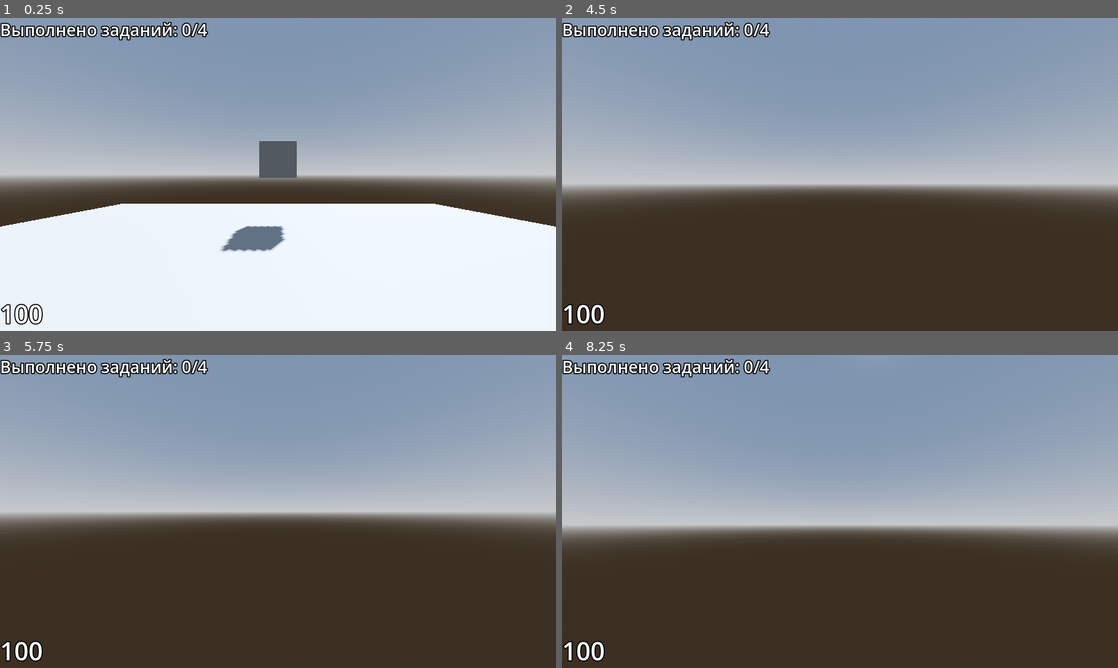
Above: before the commit, frames 1-4 (two rows, left to right).
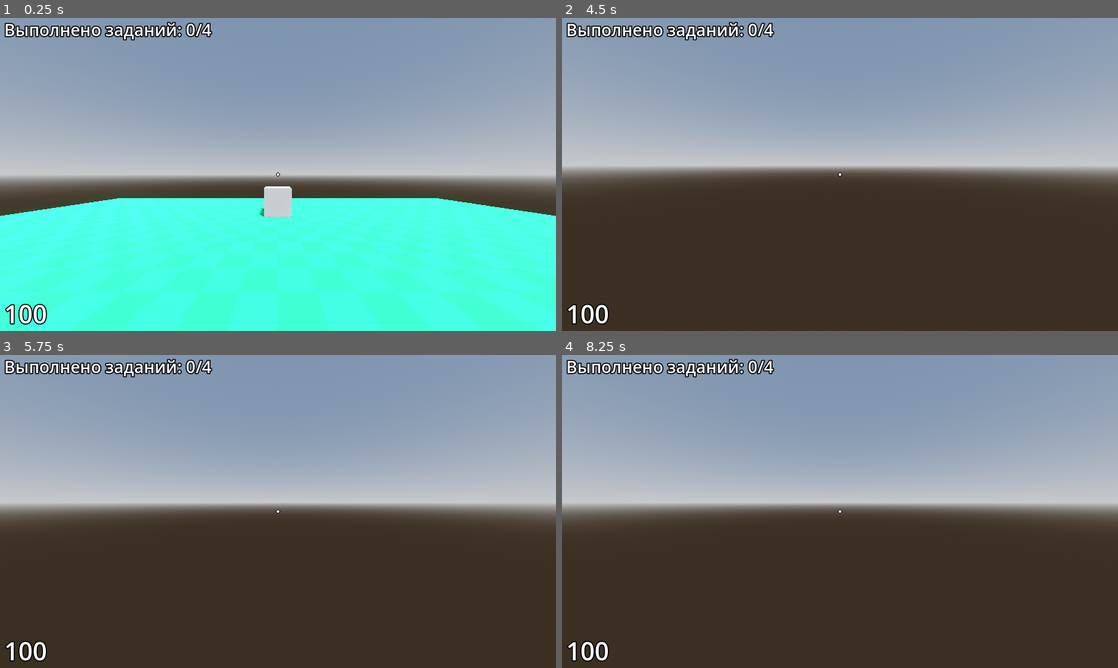
Above: after the commit, the same moments.

Repository: MultySerey/utmn_eco_game
Game: Godot game, scene res://game_world.tscn
Same seed, same stepped clock (60 frames per second), same inputs: the game is played once before the commit and once after it.
Inputs (mouse positions are in pixels of both pictures, inside the frame that each line leads up to):
- Up to frame 1 (0.25 s): no input
- Up to frame 2 (4.5 s): tap Enter at 0.5, 4.25 s; move the mouse to (867, 174) at 0.52 s; hold W (up) from 0.53 s (still down); tap E (interact, bound only after the commit) every 0.75 s from 0.6 to 4.35 s; tap Space (jump) at 0.77, 1.52, 3.02, 3.5, 3.77 s; move the mouse to (812, 174) at 1.27 s; move the mouse to (851, 168) at 2.02 s; move the mouse to (834, 180) at 2.77 s; move the mouse to (878, 177) at 3.52 s; tap Escape (escape, bound only after the commit) at 4.15 s; move the mouse to (795, 171) at 4.27 s
- Up to frame 3 (5.75 s): keep holding W (up); tap Space (jump) at 4.52, 5 s; move the mouse to (283, 511) at 5.02 s; tap E (interact, bound only after the commit) at 5.1 s
- Up to frame 4 (8.25 s): tap Enter at 5.75 s; move the mouse to (817, 505) at 5.77 s; release W (up) at 5.78 s; hold D (right) 5.78-6.53 s; tap E (interact, bound only after the commit) every 0.75 s from 5.85 to 8.1 s; tap Space (jump) at 6.02, 6.5, 6.77, 7.52 s; move the mouse to (867, 511) at 6.52 s; hold W (up) from 6.53 s (still down); move the mouse to (812, 511) at 7.27 s; move the mouse to (851, 505) at 8.02 s

The runs differ from the first frame. In frame 1, 43% of the frame differs, in the area x 0-100%, y 1-100%; in frame 2, 11%; in frame 3, 7.9%; in frame 4, 14%.

Commit message:
Crosshair

Diff:
--- /dev/null
+++ b/Crosshair.gd
@@ -0,0 +1,19 @@
+extends CenterContainer
+
+@export var DOT_RADIUS: float = 1.0
+@export var DOT_COLOR: Color = Color.WHITE
+
+
+# Called when the node enters the scene tree for the first time.
+func _ready():
+	pass  # Replace with function body.
+
+
+# Called every frame. 'delta' is the elapsed time since the previous frame.
+func _process(delta):
+	pass
+
+
+func _draw():
+	draw_circle(Vector2.ZERO, DOT_RADIUS * 1.4, Color.BLACK)
+	draw_circle(Vector2.ZERO, DOT_RADIUS, DOT_COLOR)
--- /dev/null
+++ b/Interact.gd
@@ -0,0 +1,12 @@
+extends RayCast3D
+
+var c: int = 0
+
+
+func _process(delta):
+	var coll = self.get_collider()
+
+	if self.is_colliding() and coll.is_in_group("Interactable"):
+		if Input.is_action_just_pressed("interact"):
+			print("cool ", c)
+			c += 1
--- /dev/null
+++ b/Label3Dtest.gd
@@ -0,0 +1,14 @@
+extends Label3D
+
+
+# Called when the node enters the scene tree for the first time.
+func _ready():
+	pass  # Replace with function body.
+
+
+# Called every frame. 'delta' is the elapsed time since the previous frame.
+func _process(delta):
+	var dist_to_player: Vector3 = global_position.direction_to(
+		$"../../player/player_camera".global_position
+	)
+	rotation_degrees.y = 90 - rad_to_deg(atan2(dist_to_player.z, dist_to_player.x))
--- a/game_world.tscn
+++ b/game_world.tscn
@@ -1,7 +1,9 @@
-[gd_scene load_steps=6 format=3 uid="uid://dp6ga78d6fhpn"]
+[gd_scene load_steps=12 format=3 uid="uid://dp6ga78d6fhpn"]
 
 [ext_resource type="PackedScene" uid="uid://bvb0sxyd4v088" path="res://ui/ui.tscn" id="1_o7x6f"]
 [ext_resource type="PackedScene" uid="uid://bixrskqe0dihu" path="res://player.tscn" id="2_uprq6"]
+[ext_resource type="Material" uid="uid://cku41hehunf0r" path="res://materials/grass.tres" id="3_72q5e"]
+[ext_resource type="Script" path="res://Label3Dtest.gd" id="4_geors"]
 
 [sub_resource type="ProceduralSkyMaterial" id="ProceduralSkyMaterial_1x3ls"]
 sky_horizon_color = Color(0.64625, 0.65575, 0.67075, 1)
@@ -16,6 +18,16 @@
 tonemap_mode = 2
 glow_enabled = true
 
+[sub_resource type="BoxShape3D" id="BoxShape3D_qkwtj"]
+size = Vector3(20, 1, 20)
+
+[sub_resource type="BoxMesh" id="BoxMesh_8dgdk"]
+material = ExtResource("3_72q5e")
+
+[sub_resource type="BoxShape3D" id="BoxShape3D_0klip"]
+
+[sub_resource type="BoxMesh" id="BoxMesh_tutrs"]
+
 [node name="game_world" type="Node3D"]
 
 [node name="Ui" parent="." instance=ExtResource("1_o7x6f")]
@@ -24,17 +36,33 @@
 environment = SubResource("Environment_1fmom")
 
 [node name="DirectionalLight3D" type="DirectionalLight3D" parent="."]
-transform = Transform3D(-0.866023, -0.433016, 0.250001, 0, 0.499998, 0.866027, -0.500003, 0.749999, -0.43301, 0, 0, 0)
+transform = Transform3D(0.866025, -0.433013, 0.25, 0, 0.5, 0.866025, -0.5, -0.75, 0.433013, 0, 0, 0)
 shadow_enabled = true
 
 [node name="player" parent="." instance=ExtResource("2_uprq6")]
 transform = Transform3D(1, 0, 0, 0, 1, 0, 0, 0, 1, 0, 1.5, 0)
 
-[node name="CSGCombiner3D" type="CSGCombiner3D" parent="."]
-use_collision = true
+[node name="StaticBody3D" type="StaticBody3D" parent="."]
 
-[node name="CSGBox3D" type="CSGBox3D" parent="CSGCombiner3D"]
-size = Vector3(16, 1, 16)
+[node name="CollisionShape3D" type="CollisionShape3D" parent="StaticBody3D"]
+shape = SubResource("BoxShape3D_qkwtj")
 
-[node name="CSGBox3D2" type="CSGBox3D" parent="CSGCombiner3D"]
-transform = Transform3D(1, 0, 0, 0, 1, 0, 0, 0, 1, 0, 2.39915, -4.68109)
+[node name="MeshInstance3D" type="MeshInstance3D" parent="StaticBody3D"]
+transform = Transform3D(20.1031, 0, 0, 0, 1.00516, 0, 0, 0, 20.1031, 0, 0, 0)
+mesh = SubResource("BoxMesh_8dgdk")
+
+[node name="StaticBody3D2" type="StaticBody3D" parent="." groups=["Interactable"]]
+transform = Transform3D(1, 0, 0, 0, 1, 0, 0, 0, 1, 0, 1, -6)
+
+[node name="CollisionShape3D" type="CollisionShape3D" parent="StaticBody3D2"]
+shape = SubResource("BoxShape3D_0klip")
+
+[node name="MeshInstance3D" type="MeshInstance3D" parent="StaticBody3D2"]
+mesh = SubResource("BoxMesh_tutrs")
+skeleton = NodePath("../../StaticBody3D2")
+
+[node name="Label3D" type="Label3D" parent="StaticBody3D2"]
+transform = Transform3D(1, 0, 0, 0, 1, 0, 0, 0, 1, 0, 1, 0)
+visible = false
+text = "Press E to interact"
+script = ExtResource("4_geors")
--- /dev/null
+++ b/materials/grass.tres
@@ -0,0 +1,8 @@
+[gd_resource type="StandardMaterial3D" load_steps=2 format=3 uid="uid://cku41hehunf0r"]
+
+[ext_resource type="Texture2D" uid="uid://ddkmhdm15oy4m" path="res://textures/green_texture_10.png" id="1_bd8su"]
+
+[resource]
+albedo_texture = ExtResource("1_bd8su")
+uv1_triplanar = true
+uv1_world_triplanar = true
--- a/player.gd
+++ b/player.gd
@@ -13,6 +13,7 @@
 
 func _ready() -> void:
 	Input.mouse_mode = Input.MOUSE_MODE_CAPTURED
+	mouse_lock=true
 
 
 func _input(event: InputEvent) -> void:
@@ -21,7 +22,14 @@
 		rotate_y(deg_to_rad(-event.relative.x * mouse_sensetivity))
 		_camera.rotation_degrees.x = clamp(_camera.rotation_degrees.x, -89.9, 89.9)
 
-	# if event is InputEventKey :
+
+	if Input.is_action_just_pressed("escape"):
+		if mouse_lock:
+			Input.mouse_mode=Input.MOUSE_MODE_VISIBLE
+			mouse_lock=false
+		else:
+			Input.mouse_mode=Input.MOUSE_MODE_CAPTURED
+			mouse_lock=true
 
 
 func _physics_process(delta):
--- a/player.tscn
+++ b/player.tscn
@@ -1,10 +1,10 @@
-[gd_scene load_steps=4 format=3 uid="uid://bixrskqe0dihu"]
+[gd_scene load_steps=5 format=3 uid="uid://bixrskqe0dihu"]
 
 [ext_resource type="Script" path="res://player.gd" id="1_tyv5o"]
+[ext_resource type="Script" path="res://Crosshair.gd" id="2_b1r53"]
+[ext_resource type="Script" path="res://Interact.gd" id="2_gvb4d"]
 
 [sub_resource type="CapsuleShape3D" id="CapsuleShape3D_plj66"]
-
-[sub_resource type="CapsuleMesh" id="CapsuleMesh_xcxnk"]
 
 [node name="player" type="CharacterBody3D"]
 script = ExtResource("1_tyv5o")
@@ -16,5 +16,27 @@
 transform = Transform3D(1, 0, 0, 0, 1, 0, 0, 0, 1, 0, 0.5, 0)
 fov = 90.0
 
-[node name="MeshInstance3D" type="MeshInstance3D" parent="."]
-mesh = SubResource("CapsuleMesh_xcxnk")
+[node name="RayCast3D" type="RayCast3D" parent="player_camera"]
+target_position = Vector3(0, 0, -5)
+hit_back_faces = false
+script = ExtResource("2_gvb4d")
+
+[node name="CrosshairControl" type="Control" parent="player_camera/RayCast3D"]
+layout_mode = 3
+anchors_preset = 15
+anchor_right = 1.0
+anchor_bottom = 1.0
+grow_horizontal = 2
+grow_vertical = 2
+
+[node name="CenterContainer" type="CenterContainer" parent="player_camera/RayCast3D/CrosshairControl"]
+layout_mode = 1
+anchors_preset = 8
+anchor_left = 0.5
+anchor_top = 0.5
+anchor_right = 0.5
+anchor_bottom = 0.5
+grow_horizontal = 2
+grow_vertical = 2
+script = ExtResource("2_b1r53")
+DOT_RADIUS = 4.0
--- a/project.godot
+++ b/project.godot
@@ -47,7 +47,17 @@
 "events": [Object(InputEventKey,"resource_local_to_scene":false,"resource_name":"","device":-1,"window_id":0,"alt_pressed":false,"shift_pressed":false,"ctrl_pressed":false,"meta_pressed":false,"pressed":false,"keycode":0,"physical_keycode":83,"key_label":0,"unicode":115,"echo":false,"script":null)
 ]
 }
-cam_left={
+interact={
 "deadzone": 0.5,
-"events": []
+"events": [Object(InputEventKey,"resource_local_to_scene":false,"resource_name":"","device":-1,"window_id":0,"alt_pressed":false,"shift_pressed":false,"ctrl_pressed":false,"meta_pressed":false,"pressed":false,"keycode":0,"physical_keycode":69,"key_label":0,"unicode":101,"echo":false,"script":null)
+]
 }
+escape={
+"deadzone": 0.5,
+"events": [Object(InputEventKey,"resource_local_to_scene":false,"resource_name":"","device":-1,"window_id":0,"alt_pressed":false,"shift_pressed":false,"ctrl_pressed":false,"meta_pressed":false,"pressed":false,"keycode":0,"physical_keycode":4194305,"key_label":0,"unicode":0,"echo":false,"script":null)
+]
+}
+
+[rendering]
+
+anti_aliasing/quality/msaa_2d=1
--- a/ui/ui.tscn
+++ b/ui/ui.tscn
@@ -10,23 +10,29 @@
 grow_horizontal = 2
 grow_vertical = 2
 
-[node name="Label" type="Label" parent="Control"]
-layout_mode = 0
-offset_right = 40.0
-offset_bottom = 23.0
+[node name="MarginContainer" type="MarginContainer" parent="Control"]
+layout_mode = 1
+anchors_preset = 15
+anchor_right = 1.0
+anchor_bottom = 1.0
+grow_horizontal = 2
+grow_vertical = 2
+theme_override_constants/margin_left = 12
+
+[node name="VBoxContainer" type="VBoxContainer" parent="Control/MarginContainer"]
+layout_mode = 2
+
+[node name="Label" type="Label" parent="Control/MarginContainer/VBoxContainer"]
+layout_mode = 2
+size_flags_vertical = 2
 theme_override_colors/font_outline_color = Color(0, 0, 0, 1)
 theme_override_constants/outline_size = 12
 theme_override_font_sizes/font_size = 48
 text = "Выполнено заданий: 0/4"
 
-[node name="hp" type="Label" parent="Control"]
-layout_mode = 1
-anchors_preset = 2
-anchor_top = 1.0
-anchor_bottom = 1.0
-offset_top = -99.0
-offset_right = 123.0
-grow_vertical = 0
+[node name="hp" type="Label" parent="Control/MarginContainer/VBoxContainer"]
+layout_mode = 2
+size_flags_vertical = 10
 theme_override_colors/font_outline_color = Color(0, 0, 0, 1)
 theme_override_constants/outline_size = 12
 theme_override_font_sizes/font_size = 72
Binary file added: textures/green_texture_10.png
Not shown, added: textures/green_texture_10.png.import
